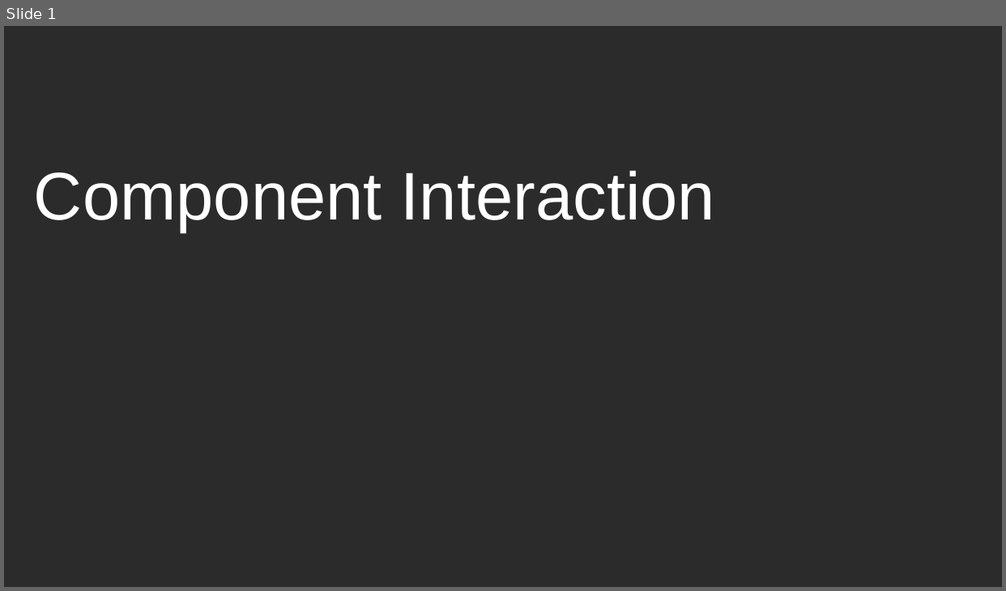
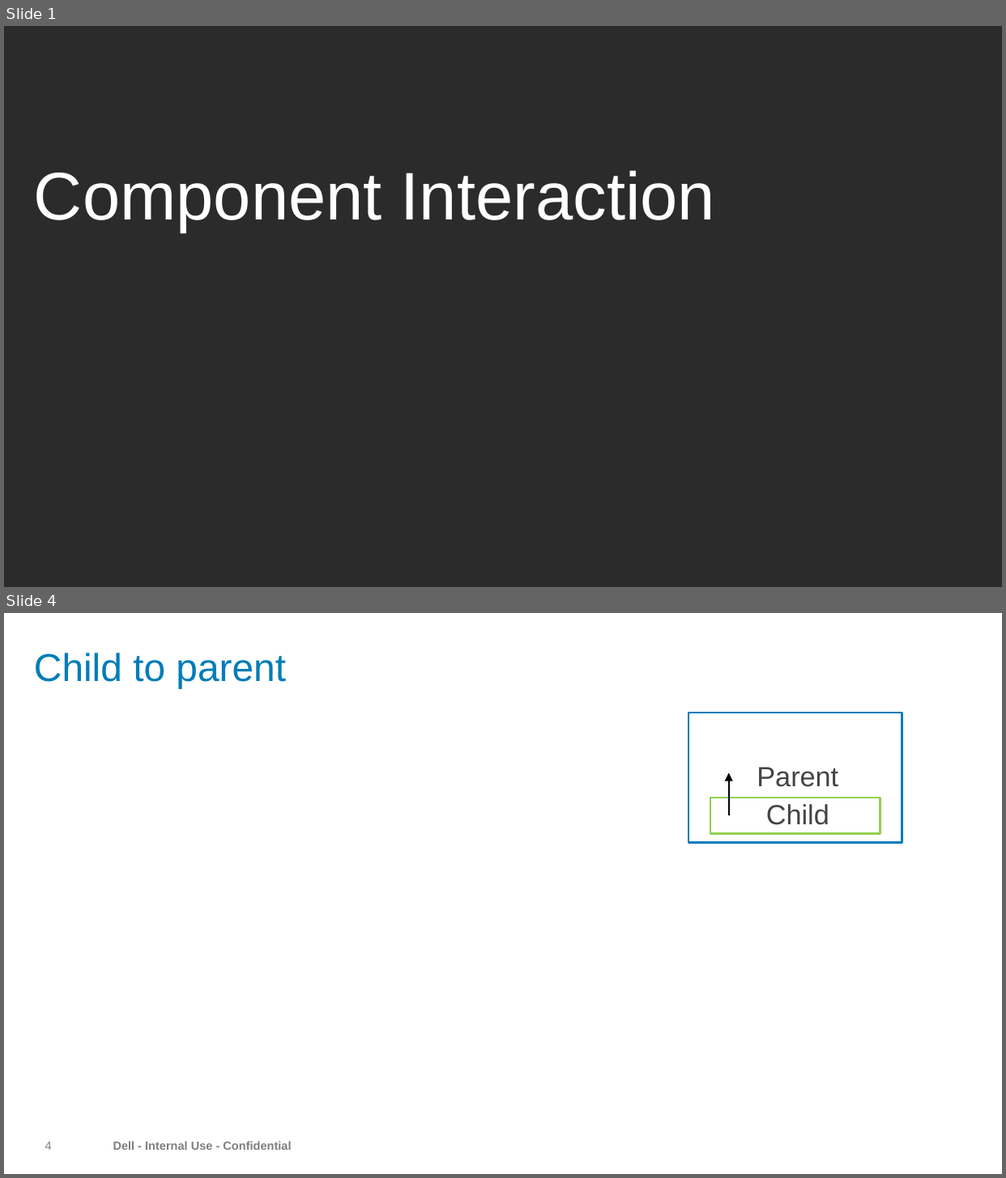
Before and after one commit to iuin/angular-example, a slide deck: Component Interaction.pptx. Shown one above the other, each under a label of ours: slide 1 before the commit, slides 1 and 4 after it; the slides between them are not shown. The pictures are 1006x591 and 1006x1178 pixels, drawn with LibreOffice and Linux fonts; fonts in the diff are those of the drawing; background and template pictures are left out; a plain dark background stands for a picture behind light text. Boxes give left, top, right and bottom in pixels: in the first picture for what was removed or moved away, otherwise in the second. Text is boxed around its words. In the diff, an @@ line names an element or a change of style, - is before the commit and + after.

```diff
--- a/Component Interaction.pptx
+++ b/Component Interaction.pptx
@@ slide 4 added at box(4, 613, 1002, 1174), background #FFFFFF @@
@@ title added at box(34, 653, 286, 688), 28 pt, text #007DB8 @@
+Child to parent
@@ rectangle added at box(688, 713, 902, 842), outline #007DB8 1.5 pt, 20 pt, text #444444 @@
+Parent
@@ arrow added from (728, 815) to (728, 773), #000000 1 pt @@
@@ rectangle added at box(710, 798, 880, 833), outline #92D050 1.5 pt, 20 pt, text #444444 @@
+Child
@@ page number added at box(45, 1142, 52, 1150), 8.5 pt, text #808080 @@
+4
@@ text added at box(113, 1141, 291, 1150), 8.5 pt, text #7F7F7F, bold @@
+Dell - Internal Use - Confidential
```
Also in this commit, not shown: 8 other slides added, 1 slide removed.
